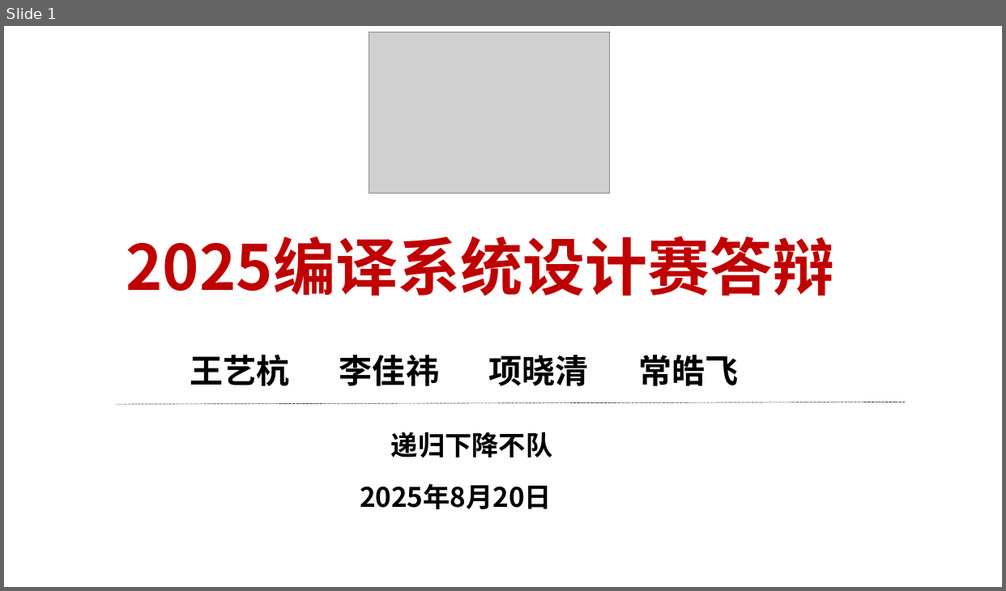
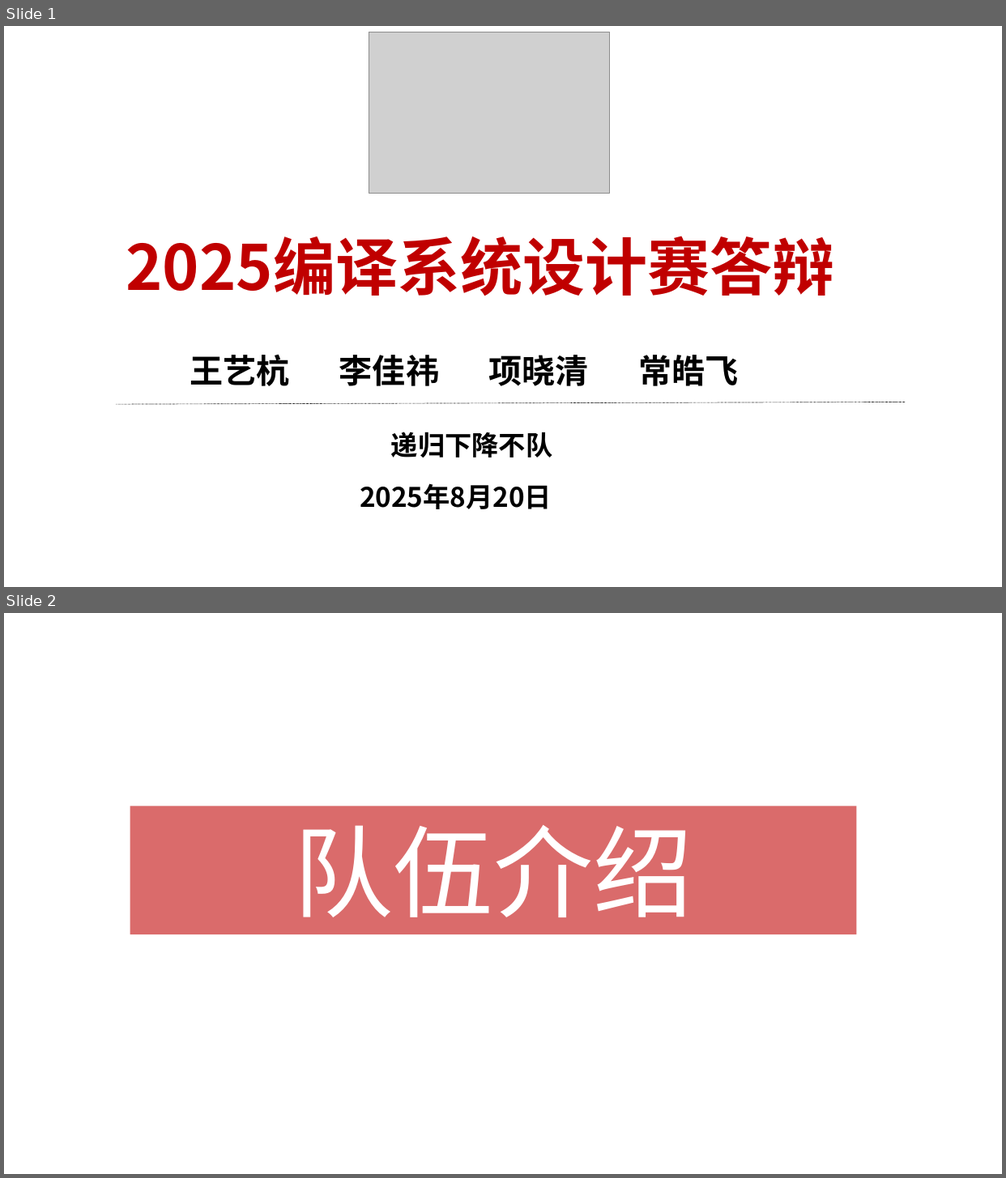
Before and after one commit to TheSkyFuker54188/Compiler-2025, a slide deck: doc/2025编译系统设计赛答辩.pptx. Shown one above the other, each under a label of ours: slide 1 before the commit, slides 1 and 2 after it. The pictures are 1006x591 and 1006x1178 pixels, drawn with LibreOffice and Linux fonts; fonts in the diff are those of the drawing; grey boxes stand for pictures. Boxes give left, top, right and bottom in pixels: in the first picture for what was removed or moved away, otherwise in the second. Text is boxed around its words. In the diff, an @@ line names an element or a change of style, - is before the commit and + after.

```diff
--- a/doc/2025编译系统设计赛答辩.pptx
+++ b/doc/2025编译系统设计赛答辩.pptx
@@ slide 2 added at [4, 613, 1002, 1174], background #FFFFFF @@
@@ rectangle added at [130, 806, 857, 935], fill #C00000 at 58% opacity, 96 pt, text #FFFFFF @@
+队伍介绍
```
Also in this commit, not shown: 5 slides changed, 3 other slides added, 2 slides removed.
